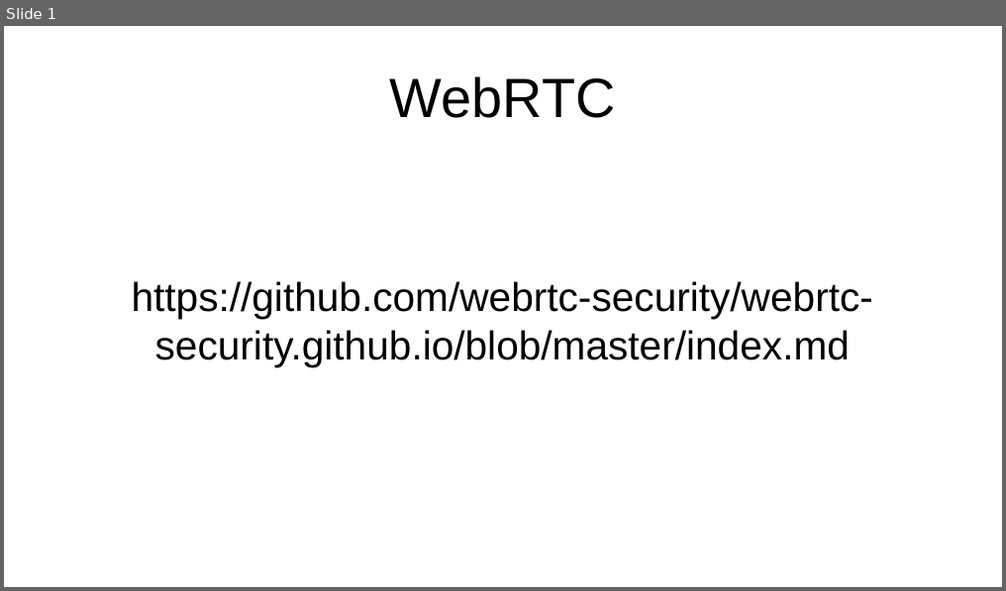
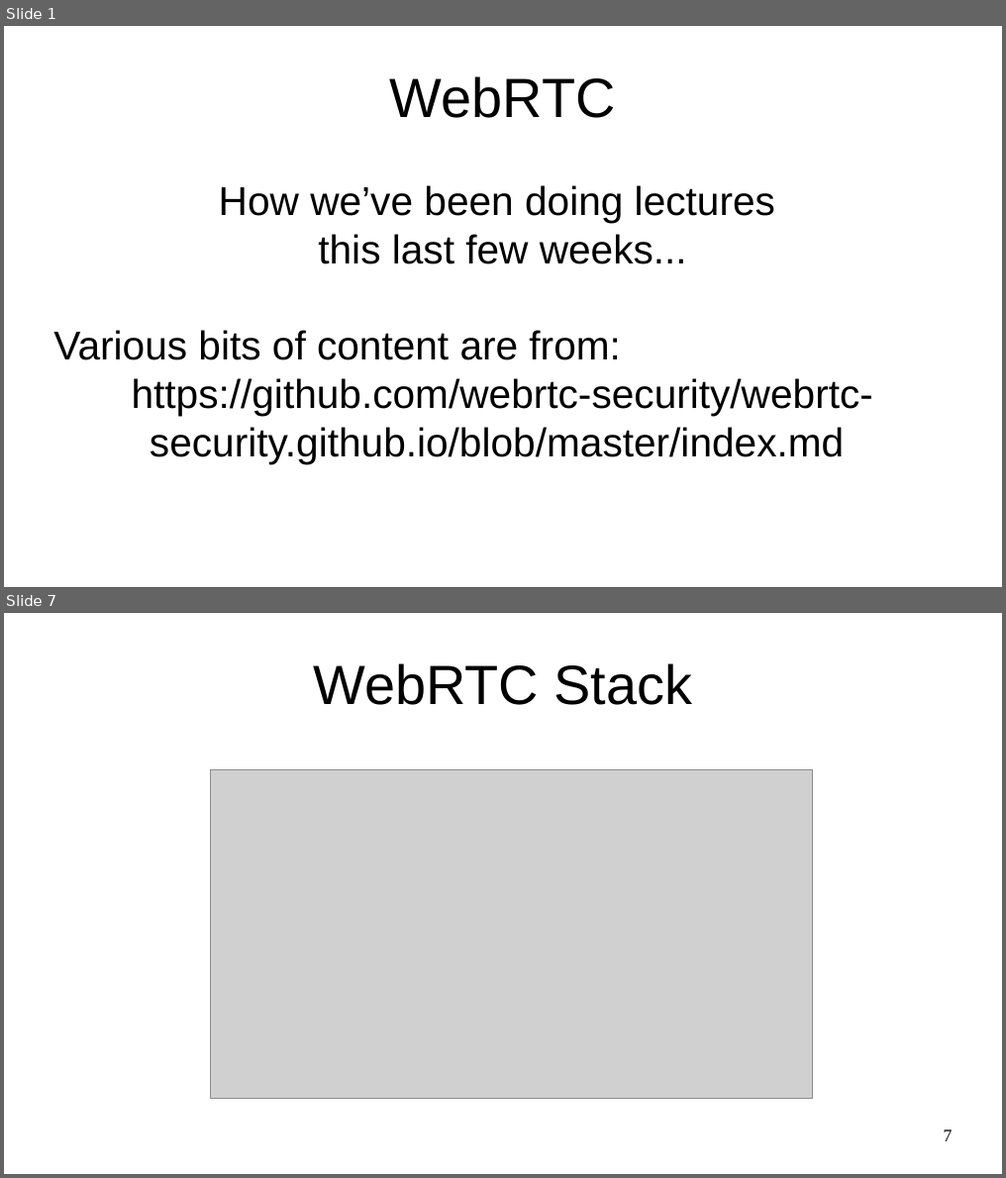
Before and after one commit to sftcd/cs7053, a slide deck: 2016lectures/12-webrtc.odp. Shown one above the other, each under a label of ours: slide 1 before the commit, slides 1 and 7 after it; the slides between them are not shown. The pictures are 1006x591 and 1006x1178 pixels, drawn with LibreOffice and Linux fonts; fonts in the diff are those of the drawing; grey boxes stand for pictures. Boxes give left, top, right and bottom in pixels: in the first picture for what was removed or moved away, otherwise in the second. Text is boxed around its words. In the diff, an @@ line names an element or a change of style, - is before the commit and + after.

```diff
--- a/2016lectures/12-webrtc.odp
+++ b/2016lectures/12-webrtc.odp
@@ slide 7 added at box(4, 613, 1002, 1174), background #FFFFFF @@
@@ title added at box(313, 663, 692, 705), 44 pt, text #000000 @@
+WebRTC Stack
@@ picture added at box(211, 770, 813, 1098) @@
@@ page number added at box(944, 1130, 952, 1142), 14 pt, text #000000 @@
+7
@@ slide 1 changed as well @@
@@ subtitle at box(54, 185, 775, 361): paragraphs added @@
+How we’ve been doing lectures
+this last few weeks...
+Various bits of content are from:
```
Also in this commit, not shown: 9 other slides added, 2 other files.
